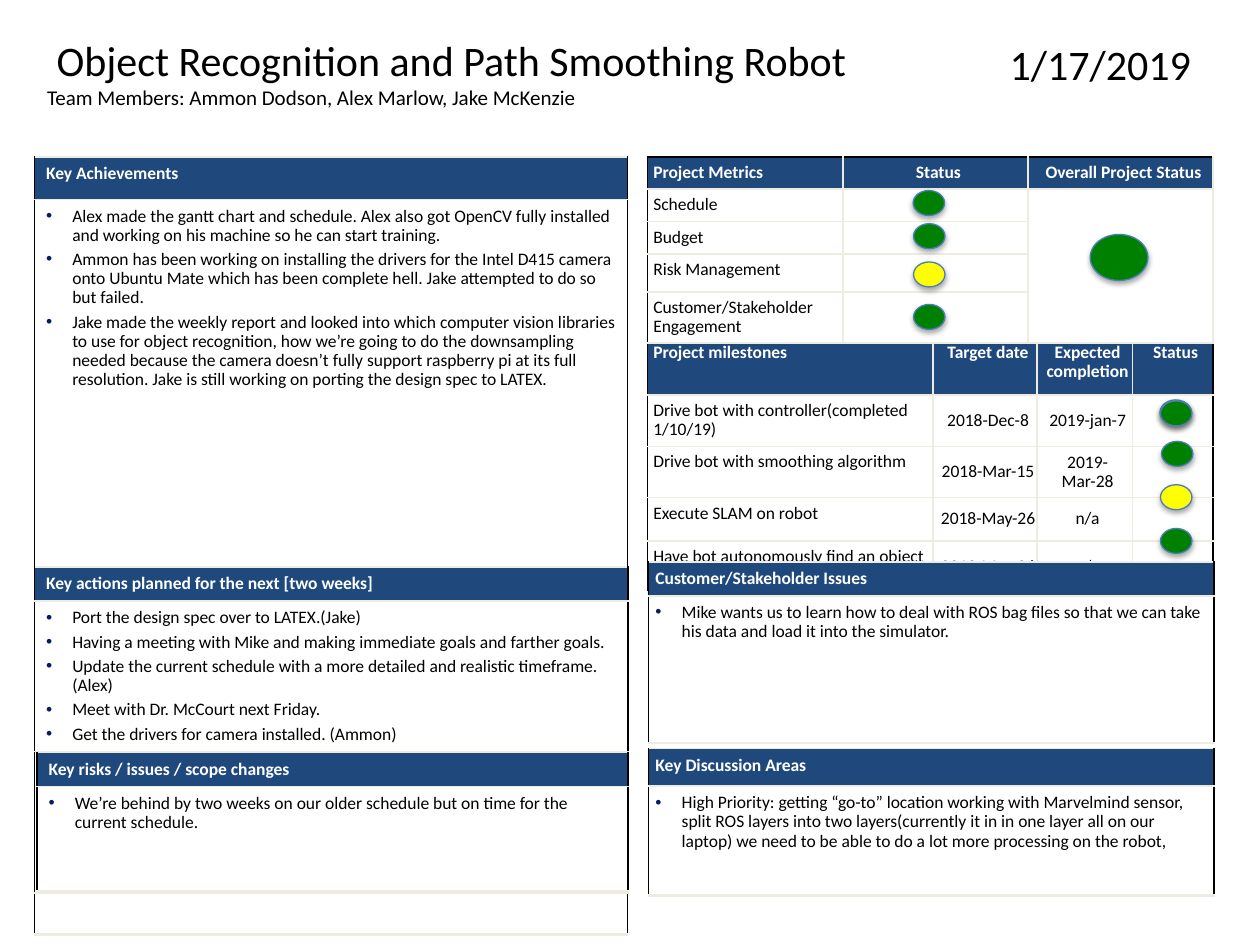
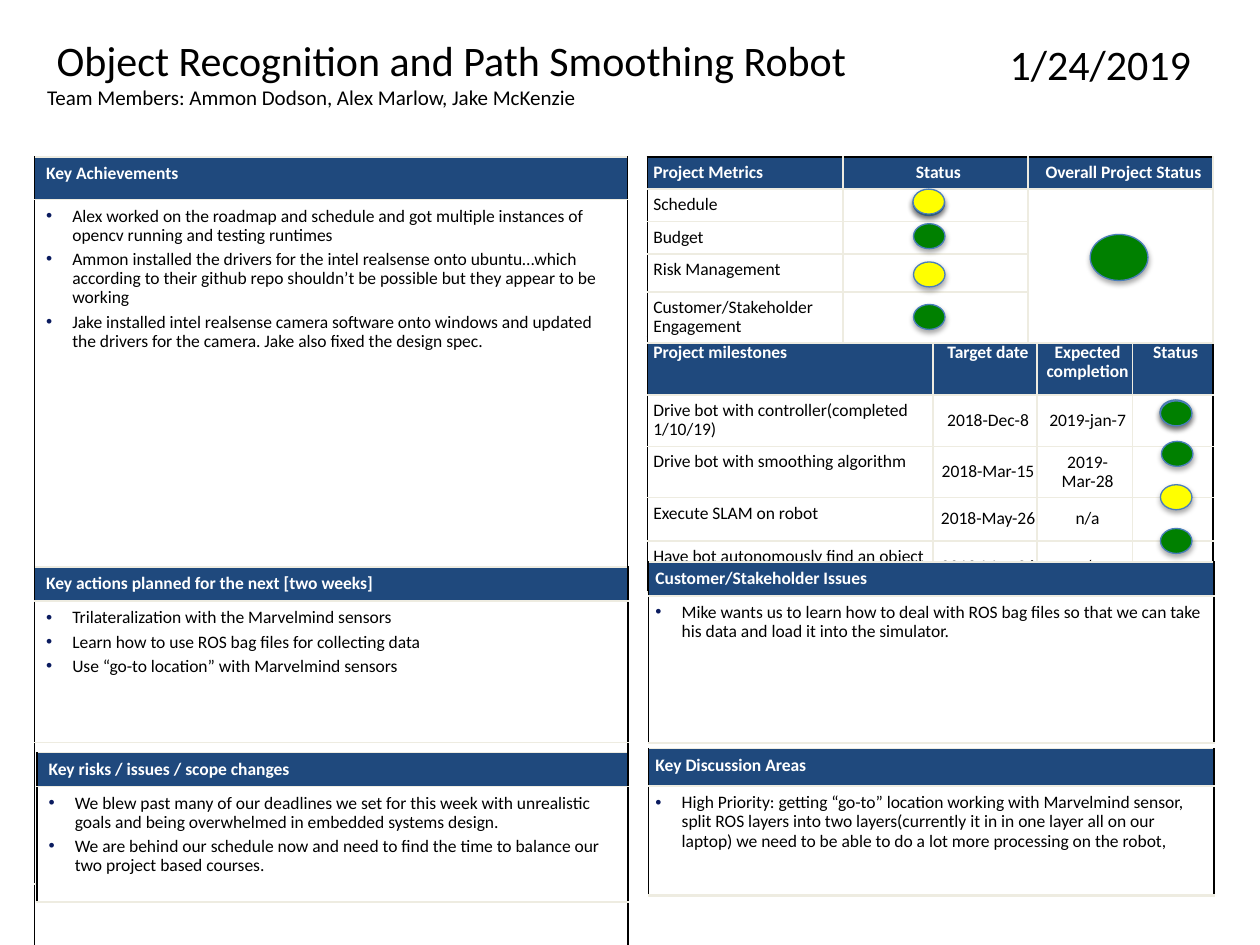
Before and after one commit to jakemckenzie/WeeklyReports, a slide deck: slide 1 of Project_Weekly_Report_1_17_19.pptx. Drawn at 1260x945 pixels with LibreOffice and Linux fonts; fonts in the diff are those of the drawing. Boxes give left, top, right and bottom in pixels: in the first picture for what was removed or moved away, otherwise in the second. Text is boxed around its words. In the diff, an @@ line names an element or a change of style, - is before the commit and + after.

Commit message:
spec 5

```diff
--- a/Project_Weekly_Report_1_17_19.pptx
+++ b/Project_Weekly_Report_1_17_19.pptx
@@ text at (1010,50,1191,82): text changed @@
-1/17/2019
+1/24/2019
@@ table at (35,158,629,935) @@
-row 2, column 1: Alex made the gantt chart and schedule. Alex also got OpenCV fully installed and working on his machine so he can start training. / Ammon has been working on installing the drivers for the Intel D415 camera onto Ubuntu Mate which has been complete hell. Jake attempted to do so but failed. / Jake made the weekly report and looked into which computer vision libraries to use for object recognition, how we’re going to do the downsampling needed because the camera doesn’t fully support raspberry pi at its full resolution. Jake is still working on porting the design spec to LATEX.
+row 2, column 1: Alex worked on the roadmap and schedule and got multiple instances of opencv running and testing runtimes / Ammon installed the drivers for the intel realsense onto ubuntu…which according to their github repo shouldn’t be possible but they appear to be working / Jake installed intel realsense camera software onto windows and updated the drivers for the camera. Jake also fixed the design spec.
@@ ellipse added at (914,189,945,214), fill #FFFF00, outline #4B7EBC 0.75 pt @@
@@ table at (35,567,629,945) @@
-row 2, column 1: Port the design spec over to LATEX.(Jake) / Having a meeting with Mike and making immediate goals and farther goals. / Update the current schedule with a more detailed and realistic timeframe.(Alex) / Meet with Dr. McCourt next Friday. / Get the drivers for camera installed. (Ammon)
+row 2, column 1: Trilateralization with the Marvelmind sensors / Learn how to use ROS bag files for collecting data / Use “go-to location” with Marvelmind sensors
+row 4: 
@@ table at (38,752,629,908) @@
-row 2, column 1: We’re behind by two weeks on our older schedule but on time for the current schedule.
+row 2, column 1: We blew past many of our deadlines we set for this week with unrealistic goals and being overwhelmed in embedded systems design. / We are behind our schedule now and need to find the time to balance our two project based courses.
```
Also in this commit, not shown: 16 other files.
